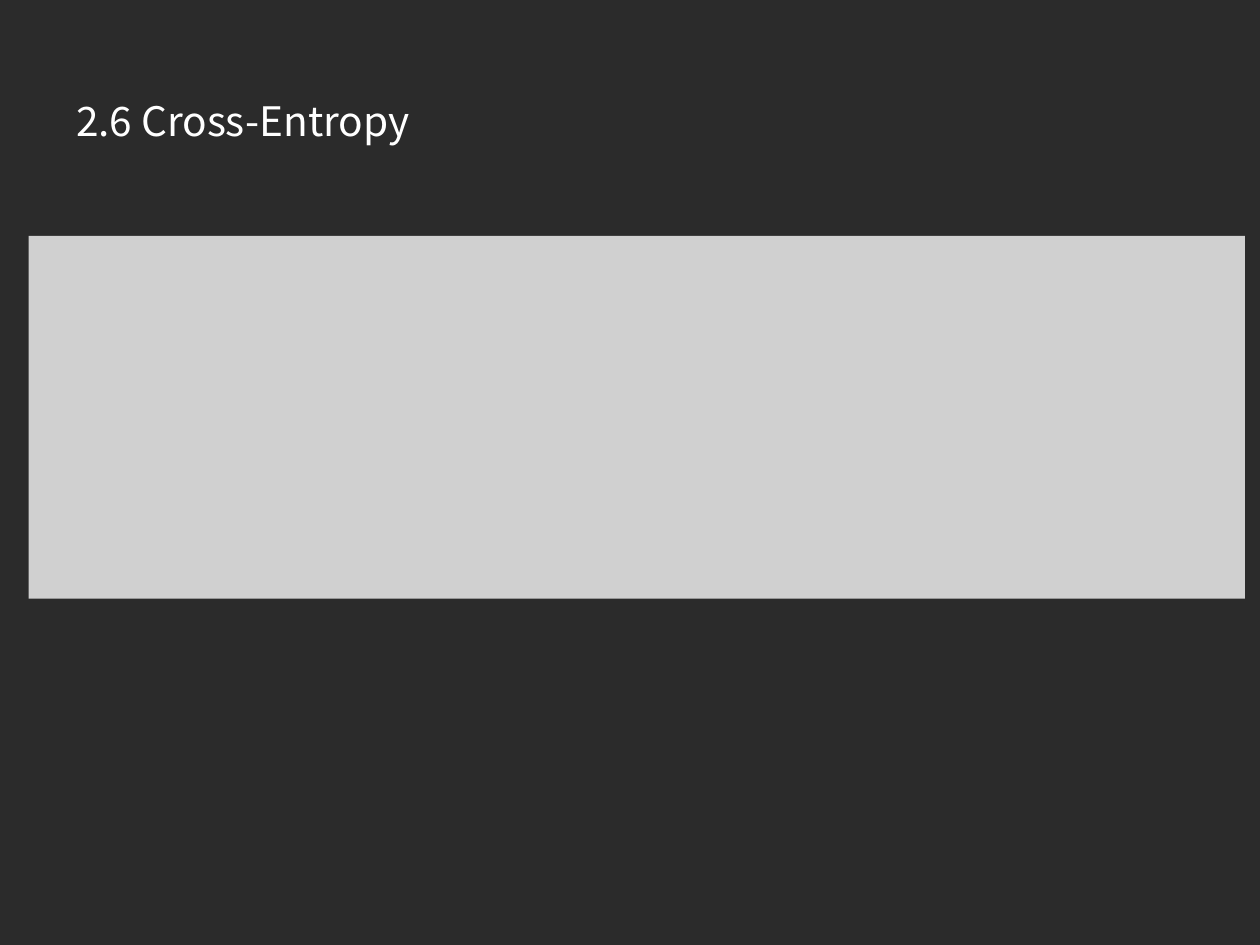
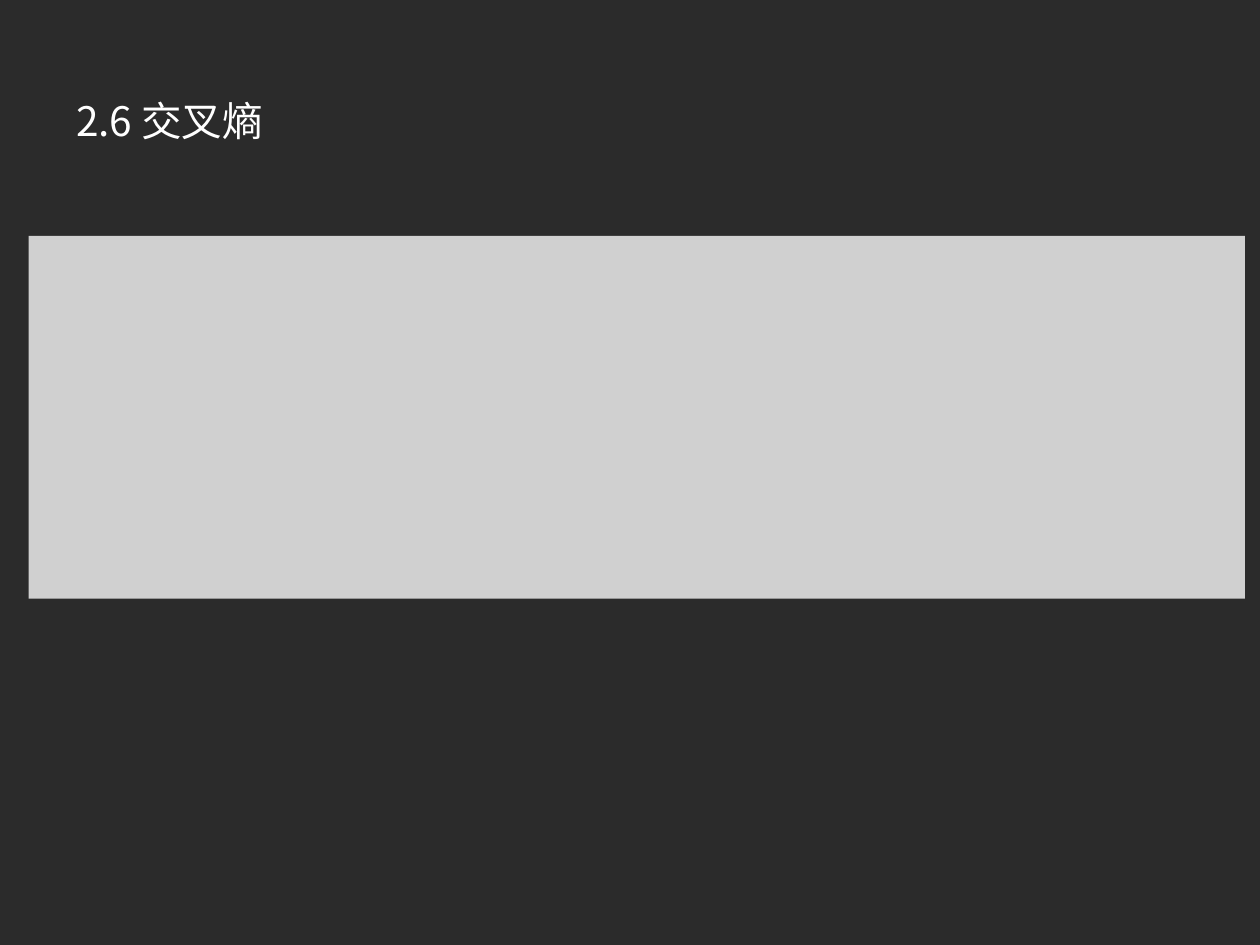
Before and after one commit to xuqinkun/Report, a slide deck: slide 19 of Deep Learning-3.12-3.14.pptx. Drawn at 1260x945 pixels with LibreOffice and Linux fonts; fonts in the diff are those of the drawing; grey boxes stand for pictures; background and template pictures are left out; a plain dark background stands for a picture behind light text. Boxes give left, top, right and bottom in pixels: in the first picture for what was removed or moved away, otherwise in the second. Text is boxed around its words. In the diff, an @@ line names an element or a change of style, - is before the commit and + after.

```diff
--- a/Deep Learning-3.12-3.14.pptx
+++ b/Deep Learning-3.12-3.14.pptx
@@ title at bbox=[76, 101, 263, 140]: text changed @@
-2.6 Cross-Entropy
+2.6 交叉熵
```
Also in this commit, not shown: 10 other slides changed, 12 slides added, 11 slides removed.
